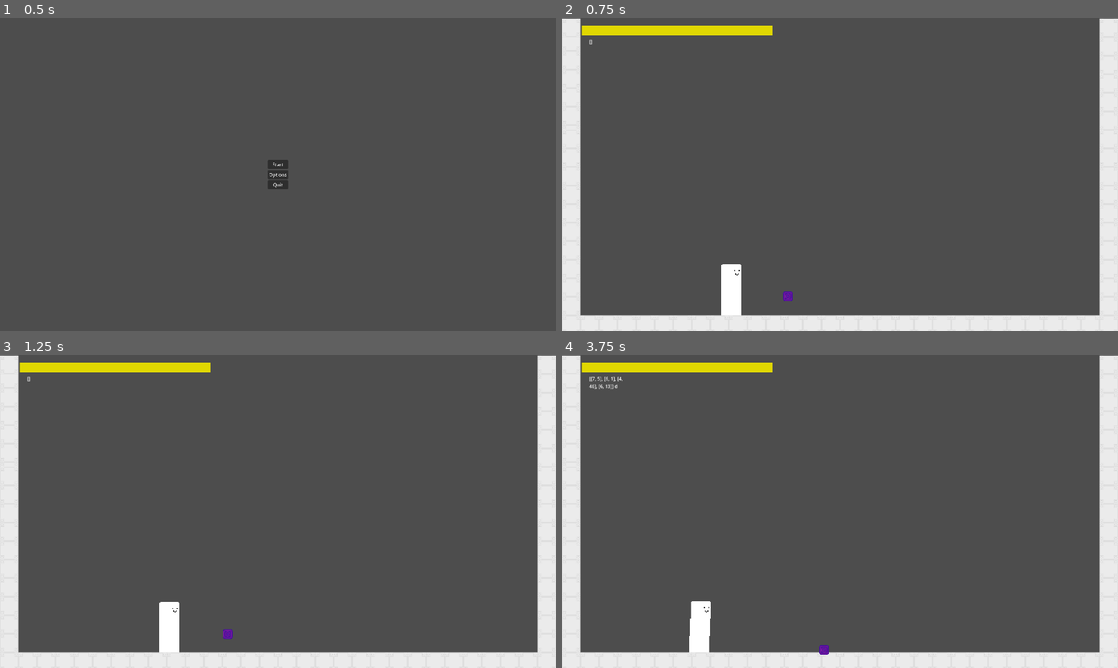
Above: before the commit, frames 1-4 (two rows, left to right).
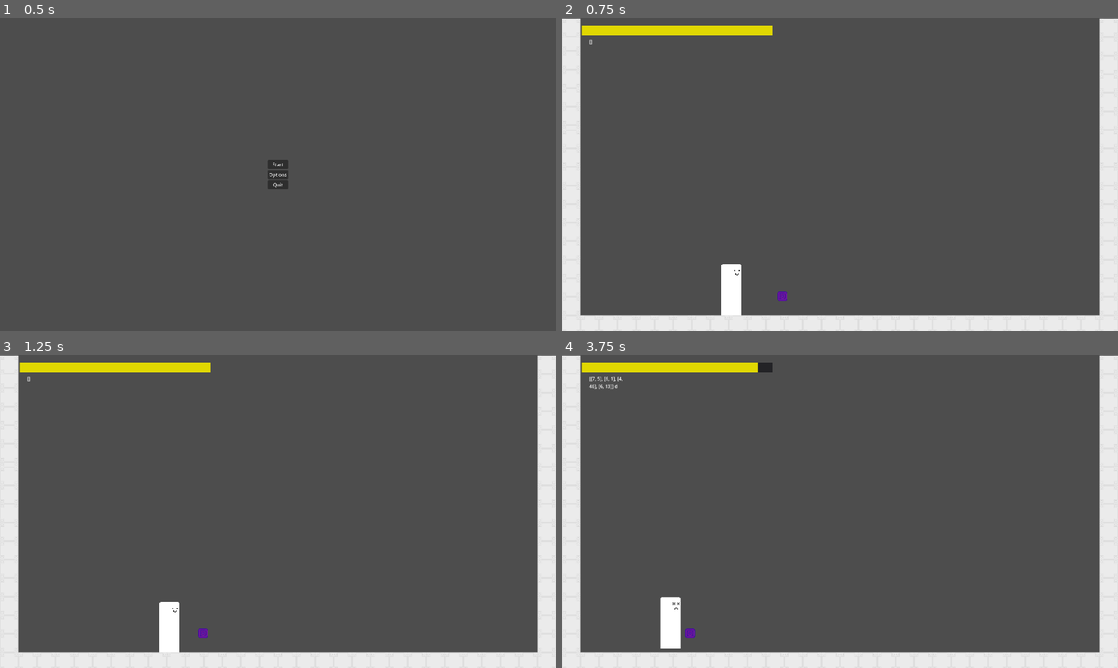
Above: after the commit, the same moments.

Repository: Mysteria0/To-Be-Name-Fighting-Game
Game: Godot game, scene res://menu.tscn
The game is run twice, just before and just after one commit, with the same random seed, the same clock (stepped at 60 frames per second) and the same inputs.
Inputs:
- Up to frame 1 (0.5 s): no input
- Up to frame 2 (0.75 s): click "Start" at 0.5 s
- Up to frame 3 (1.25 s): no input
- Up to frame 4 (3.75 s): tap Enter at 1.25 s; hold D (move_right) 1.28-2.78 s; tap U (action_a) at 1.35 s; tap Q (move_leftup) at 1.52, 2.27 s; tap I (action_b) at 2.1 s; hold A (move_left) 2.78-3.53 s; tap J (action_c) at 2.85 s; hold D (move_right) from 3.53 s (still down); tap K (action_d) at 3.6 s

Frame 1 is identical in both runs. In frame 2, less than 0.1% of the frame differs, in the area x 38-42%, y 87-91%; in frame 3, 0.1%; in frame 4, 1.4%, in the area x 17-48%, y 2-96%.

Commit message:
minor tweaks

Diff:
--- a/Scripts/Projectile enemy/projectile.gd
+++ b/Scripts/Projectile enemy/projectile.gd
@@ -23,7 +23,7 @@
 
 # Called when the node enters the scene tree for the first time.
 func _ready() -> void:
-	pass
+	apply_central_impulse(projectileMovementvector)
 
 # Called every frame. 'delta' is the elapsed time since the previous frame.
 func _process(delta: float) -> void:
@@ -36,8 +36,7 @@
 
 
 func _physics_process(delta: float) -> void:
-	apply_central_force(projectileMovementvector)
-
+	pass
 
 
 func _on_sprite_2d_animation_finished() -> void:
@@ -47,9 +46,11 @@
 func _on_area_2d_body_entered(body: Node2D) -> void:
 	if !dead and body != $CollisionBox and body.is_in_group("Players"):
 		$Area2D/Hitbox.set_deferred("disabled", true)
-		disabledtimer = Hitstop+1
+		disabledtimer = Hitstop*2
 		%Player.Player_hit(projectileDamage,Hitstop,HitstunOnGroundhit,HitstunOnAirhit,KnockbackOnGroundhit,KnockbackOnAirhit)
 		projectileHits -= 1
 	if projectileHits <= 0:
 		$Sprite2D.play("Explode")
+		$Area2D/Hitbox.set_deferred("disabled", true)
+		$CollisionBox.set_deferred("disabled", true)
 		dead = true
--- a/Scripts/State Machine/Movement.gd
+++ b/Scripts/State Machine/Movement.gd
@@ -9,7 +9,7 @@
 
 var knockbackvector : Vector2i
 
-var Horizontaljump : int = 133
+var Horizontaljump : int = 195
 var PxPerSECJump : int = 825
 
 func Move_Character(input : int, override : int = 0) -> void:
@@ -34,4 +34,5 @@
 	else:
 		parent.velocity.y += Override.y
 		parent.velocity.x += Override.x*parent.direction
+	parent.velocityfixer = true
 	parent.move_and_slide()
--- a/Scripts/Universal Code/Player.gd
+++ b/Scripts/Universal Code/Player.gd
@@ -17,7 +17,7 @@
 var health : int
 var hurt : bool
 var direction : int # value 1 means facing right, value -1 means facing left
-
+var velocityfixer : bool
 
 func _ready() -> void:
 	state_machine.init(self)
@@ -31,12 +31,20 @@
 func _physics_process(delta : float) -> void:
 	state_machine.process_physics(delta)
 
+	if velocityfixer:
+		if velocity.x != 0:
+			velocity.x *= 0.95
+		if velocity.y != 0:
+			velocity.y *= 0.99
+		if velocity.length() == 0:
+			velocityfixer = 0
+
+
 func _process(delta : float) -> void:
 	state_machine.process_frame(delta)
 
 ## Function for handling communication between attack and the hurt state
 func Player_hit(Damage : int, Hitstop : int, hitstunGround : int, hitstunAir, On_groundedhit : Vector2, On_airhit : Vector2) -> void:
-	$CollisionShape2D.set_deferred("disabled", true)
 	hurt = true
 	health -= Damage
 	if !is_on_floor():
--- a/main.tscn
+++ b/main.tscn
@@ -36,12 +36,12 @@
 position = Vector2(780, 960)
 continuous_cd = 1
 projectileDamage = 77
-HitstunOnGroundhit = 14
-HitstunOnAirhit = 30
-Hitstop = 4
-projectileHits = 999
-projectileMovementvector = Vector2(30, 15)
-KnockbackOnGroundhit = Vector2i(-400, -300)
-KnockbackOnAirhit = Vector2i(-400, -300)
+HitstunOnGroundhit = 30
+HitstunOnAirhit = 60
+Hitstop = 6
+projectileHits = 3
+projectileMovementvector = Vector2(-125, 0)
+KnockbackOnGroundhit = Vector2i(-300, -233)
+KnockbackOnAirhit = Vector2i(-250, -400)
 
 [connection signal="body_entered" from="Projectile" to="Projectile" method="_on_body_entered"]
